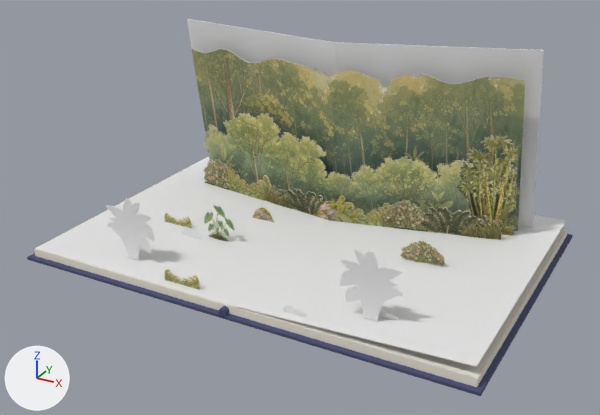
A saved change to the glTF model live/monkey-turtle-s04/exit.glb.
Before and after are seen from a camera (50 mm lens) standing at (1.61, -2.99, 1.64) and looking at (0.02, -0.1, 0.2). Lighting does not change. The marker at lower left points along +X, +Y and +Z. The older version comes first. Where no turn or scale is listed for an object, it has been applied to the vertices. Vertices at exactly the same position are counted once.

Before the edit, the objects in view are built like this:
```python
ob_cover_1 = bpy.data.objects.new('cover-1', me_cover_1)
ob_cover_1.location = (0.0, 0.0, 0.0)
ob_ferns_trunk_card_1 = bpy.data.objects.new('ferns-trunk-card_1', me_ferns_trunk_card)
ob_ferns_trunk_card_1.location = (-0.6, -0.164, 0.002)
ob_flowers_left_card_1 = bpy.data.objects.new('flowers-left-card_1', me_flowers_left_card)
ob_flowers_left_card_1.location = (-0.46, -0.244, 0.002)
ob_forest_wall1_1 = bpy.data.objects.new('forest-wall1_1', me_forest_wall1)
ob_forest_wall1_1.location = (0.0, 0.34, 0.002)
ob_forest_wall_1_1 = bpy.data.objects.new('forest-wall-1_1', me_forest_wall_1)
ob_forest_wall_1_1.location = (0.0, 0.34, 0.002)
ob_grass_back1_1 = bpy.data.objects.new('grass-back1_1', me_grass_back1)
ob_grass_back1_1.location = (0.0, 0.22, 0.002)
ob_grass_back_1_1 = bpy.data.objects.new('grass-back-1_1', me_grass_back_1)
ob_grass_back_1_1.location = (0.0, 0.22, 0.002)
ob_trees_mid1_1 = bpy.data.objects.new('trees-mid1_1', me_trees_mid1)
ob_trees_mid1_1.location = (0.0, 0.28, 0.002)
ob_trees_mid_1_1 = bpy.data.objects.new('trees-mid-1_1', me_trees_mid_1)
ob_trees_mid_1_1.location = (0.0, 0.28, 0.002)
# also in view: 'leaf-page' at (-0.5, 0.0, 0.0); 'block1' at (0.5, 0.0, -0.02); 'page-next' at (0.5, 0.0, 0.0); 'cover1' at (0.51, 0.0, -0.04); 'bush-right-card_1' at (0.56, -0.02, 0.08)
```
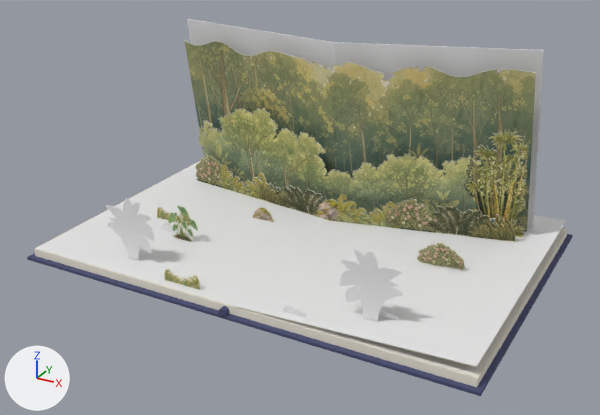
Boxes [x1, y1, x2, y2] around the edits, measured in the pictures (600 x 415 px):
'forest-wall1_1', reshaped: before [330, 69, 525, 231]; after [330, 62, 536, 232]
'forest-wall-1_1', reshaped: before [191, 48, 338, 178]; after [185, 41, 338, 176]
'trees-mid1_1', reshaped: before [332, 134, 518, 236]; after [332, 129, 528, 237]
'trees-mid-1_1', reshaped: before [205, 113, 334, 202]; after [199, 108, 334, 201]
'grass-back1_1', reshaped (8% wider, 9% taller): before [328, 196, 502, 240]; after [328, 194, 516, 242]
'grass-back-1_1', reshaped (7% wider, 6% taller): before [204, 159, 330, 220]; after [195, 155, 330, 220]
'bush-right-card_1', moved: before [400, 240, 445, 266]; after [417, 242, 466, 270]
'taro-leaves-card_1', moved: before [204, 205, 235, 242]; after [168, 205, 198, 242]
'ferns-trunk-card_1', moved, rescaled (21% wider, 25% taller): before [164, 213, 192, 228]; after [157, 207, 191, 226]
'flowers-left-card_1', moved: before [182, 228, 204, 240]; after [161, 223, 179, 233]

What changed in the scene script:
```text
Change me_forest_wall1:
    remove me_forest_wall1.from_pydata(...)  # 142 vertices, 280 faces; spans x -0.015..0.83, y -0.107..0.12, z 0.001..0.761
    add me_forest_wall1.from_pydata(...)  # 142 vertices, 280 faces; spans x -0.016..0.869, y -0.112..0.126, z 0.001..0.797
    me_forest_wall1 part 1: the whole mesh is multiplied about the mesh origin by the matrix ((1.047, 0.007, 0.001), (0.007, 1.002, -0.007), (0.001, -0.007, 1.047))
Change me_forest_wall_1:
    remove me_forest_wall_1.from_pydata(...)  # 138 vertices, 272 faces; spans x -0.847..0.001, y -0.107..0.121, z 0.001..0.729
    add me_forest_wall_1.from_pydata(...)  # 138 vertices, 272 faces; spans x -0.887..0.001, y -0.112..0.126, z 0.001..0.764
    me_forest_wall_1 part 2: the whole mesh is multiplied about the mesh origin by the matrix ((1.047, -0.006, -0.001), (-0.006, 1.002, -0.007), (-0.001, -0.007, 1.047))
Change me_grass_back1:
    remove me_grass_back1.from_pydata(...)  # 498 vertices, 992 faces; spans x -0.003..0.79, y -0.016..0.115, z 0.001..0.17
    add me_grass_back1.from_pydata(...)  # 498 vertices, 992 faces; spans x -0.003..0.85, y -0.017..0.123, z 0.001..0.183
    me_grass_back1 part 3: the whole mesh is multiplied about the mesh origin by the matrix ((1.073, 0.011, 0.002), (0.011, 1.003, -0.011), (0.002, -0.011, 1.073))
Change me_grass_back_1:
    remove me_grass_back_1.from_pydata(...)  # 498 vertices, 992 faces; spans x -0.793..0.001, y -0.016..0.115, z 0.001..0.166
    add me_grass_back_1.from_pydata(...)  # 498 vertices, 992 faces; spans x -0.852..0.001, y -0.017..0.123, z 0.001..0.178
    me_grass_back_1 part 4: the whole mesh is multiplied about the mesh origin by the matrix ((1.074, -0.01, -0.002), (-0.01, 1.003, -0.011), (-0.002, -0.011, 1.073))
Change me_ferns_trunk_card:
    remove me_ferns_trunk_card.from_pydata(...)  # 1210 vertices, 2416 faces; spans x -0.08..0.08, y 0.0..0.004, z 0.0..0.053
    add me_ferns_trunk_card.from_pydata(...)  # 1210 vertices, 2416 faces; spans x -0.1..0.1, y 0.0..0.004, z 0.0..0.066
    me_ferns_trunk_card part 5: the whole mesh is scaled about the mesh origin by (1.25, 1, 1.25)
Change me_trees_mid1:
    remove me_trees_mid1.from_pydata(...)  # 716 vertices, 1428 faces; spans x -0.006..0.83, y -0.036..0.119, z 0.005..0.524
    add me_trees_mid1.from_pydata(...)  # 716 vertices, 1428 faces; spans x -0.006..0.869, y -0.038..0.125, z 0.005..0.549
    me_trees_mid1 part 6: 706 of 716 vertices moved; they spanned x -0.006..0.83, y -0.036..0.119, z 0.006..0.524 and now span x -0.006..0.869, y -0.038..0.125, z 0.006..0.549; mean shift (0.024, 0.001, 0.015); largest move (0.804, 0.047, 0.502) -> (0.842, 0.049, 0.526)
Change me_trees_mid_1:
    remove me_trees_mid_1.from_pydata(...)  # 740 vertices, 1476 faces; spans x -0.808..0.0, y -0.047..0.113, z 0.003..0.463
    add me_trees_mid_1.from_pydata(...)  # 740 vertices, 1476 faces; spans x -0.847..0.0, y -0.049..0.118, z 0.003..0.485
    me_trees_mid_1 part 7: the whole mesh is multiplied about the mesh origin by the matrix ((1.047, -0.006, -0.001), (-0.006, 1.002, -0.007), (-0.001, -0.007, 1.047))
Change ob_ferns_trunk_card_1:
    ob_ferns_trunk_card_1.location: (-0.6, -0.164, 0.002) -> (-0.64, -0.144, 0.002)
Change ob_flowers_left_card_1:
    ob_flowers_left_card_1.location: (-0.46, -0.244, 0.002) -> (-0.58, -0.244, 0.002)
Change ob_taro_leaves_card_1:
    ob_taro_leaves_card_1.location: (-0.34, -0.204, 0.002) -> (-0.48, -0.284, 0.002)
Change ob_bush_right_card_1:
    ob_bush_right_card_1.location: (0.559, -0.024, 0.026) -> (0.639, -0.024, 0.029)
```
